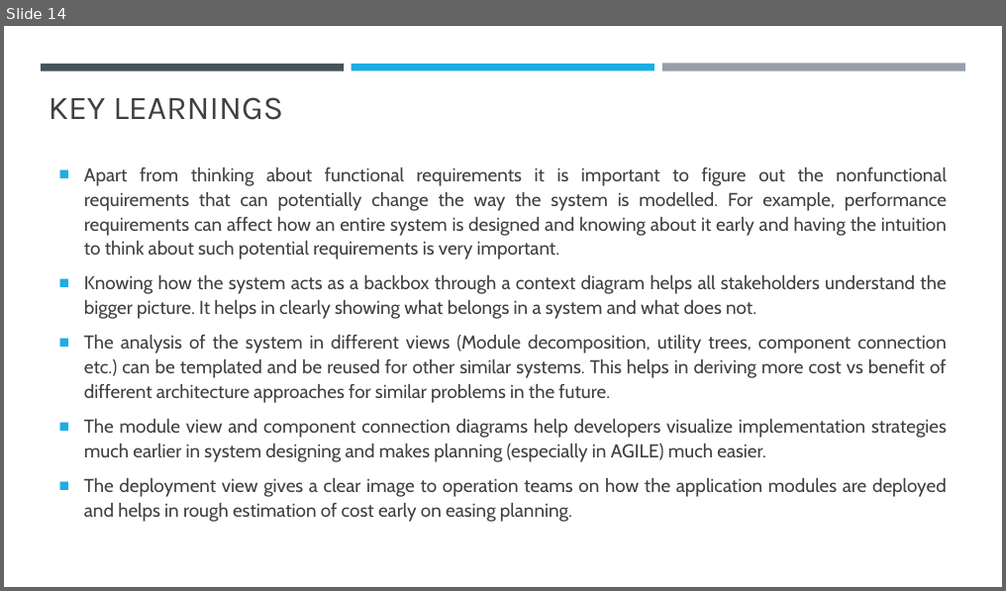
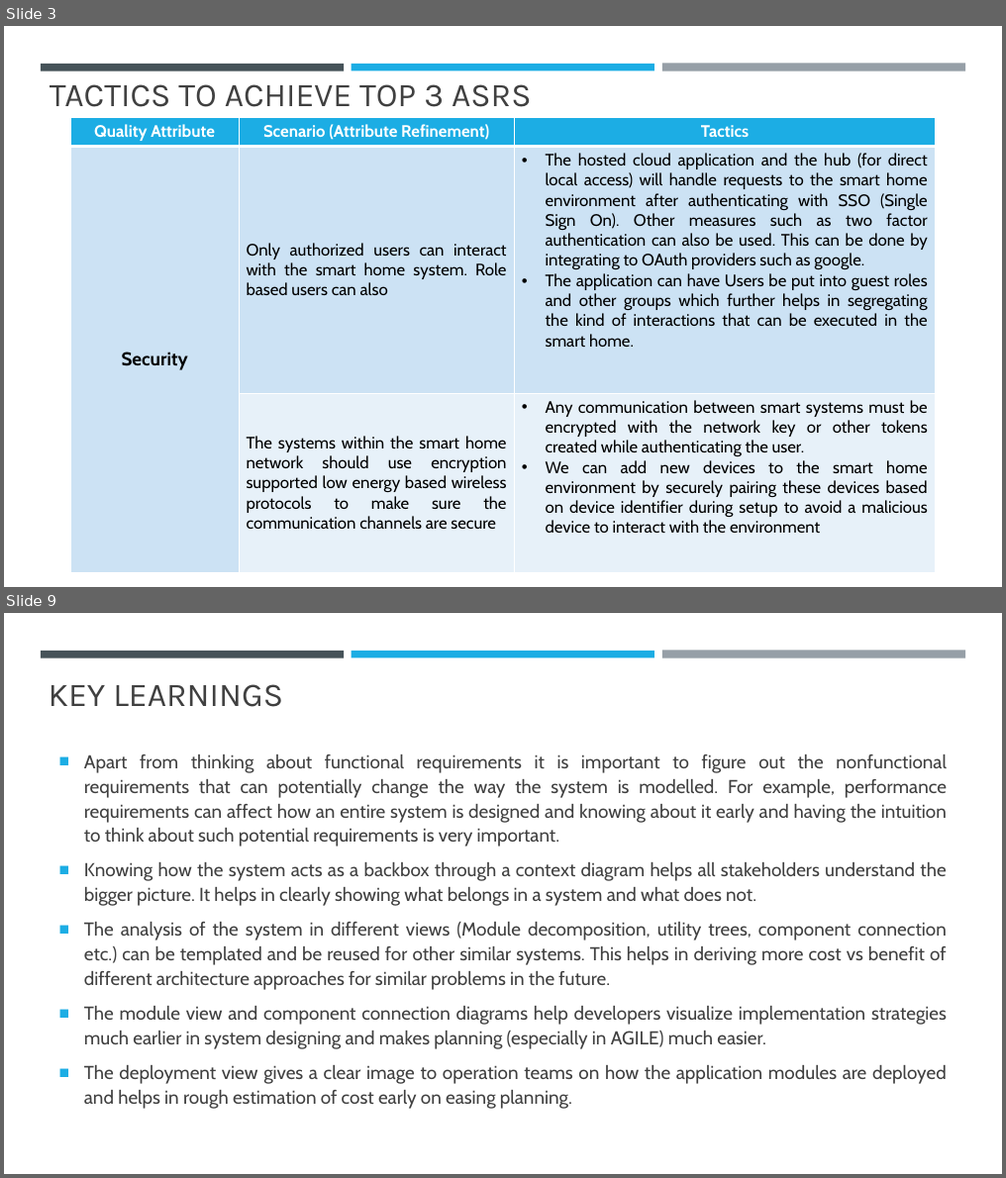
Before and after one commit to Akhilsudh/BITS-Assignment, a slide deck: Semester 2/Software Architecture/Assignment 2/SA-Assignment-2021MT12054.pptx. Shown one above the other, each under a label of ours: slide 14 before the commit, slides 3 and 9 after it; the slides between them are not shown. The pictures are 1006x591 and 1006x1178 pixels, drawn with LibreOffice and Linux fonts; fonts in the diff are those of the drawing. Boxes give left, top, right and bottom in pixels: in the first picture for what was removed or moved away, otherwise in the second. Text is boxed around its words. In the diff, an @@ line names an element or a change of style, - is before the commit and + after.

```diff
--- a/Semester 2/Software Architecture/Assignment 2/SA-Assignment-2021MT12054.pptx
+++ b/Semester 2/Software Architecture/Assignment 2/SA-Assignment-2021MT12054.pptx
@@ slide 3 added at [4,26,1002,587], background #FFFFFF; not listed: 3 template elements that a slide beside it also shows @@
@@ title added at [50,84,531,107], 32 pt, text #404040 @@
+TACTICS TO ACHIEVE TOP 3 ASRS
@@ table added at [70,117,936,573], 3 rows, 3 columns @@
+Quality Attribute | Scenario (Attribute Refinement) | Tactics
+Security | Only authorized users can interact with the smart home system. Role based users can also | The hosted cloud application and the hub (for direct local access) will handle requests to the smart home environment after authenticating with SSO (Single Sign On). Other measures such as two factor authentication can also be used. This can be done by integrating to OAuth providers such as google. / The application can have Users be put into guest roles and other groups which further helps in segregating the kind of interactions that can be executed in the smart home.
+ | The systems within the smart home network should use encryption supported low energy based wireless protocols to make sure the communication channels are secure | Any communication between smart systems must be encrypted with the network key or other tokens created while authenticating the user. / We can add new devices to the smart home environment by securely pairing these devices based on device identifier during setup to avoid a malicious device to interact with the environment
@@ what was slide 14 is now slide 9 @@
```
Also in this commit, not shown: 3 slides changed, 4 other slides added, 10 slides removed, 9 other files.
